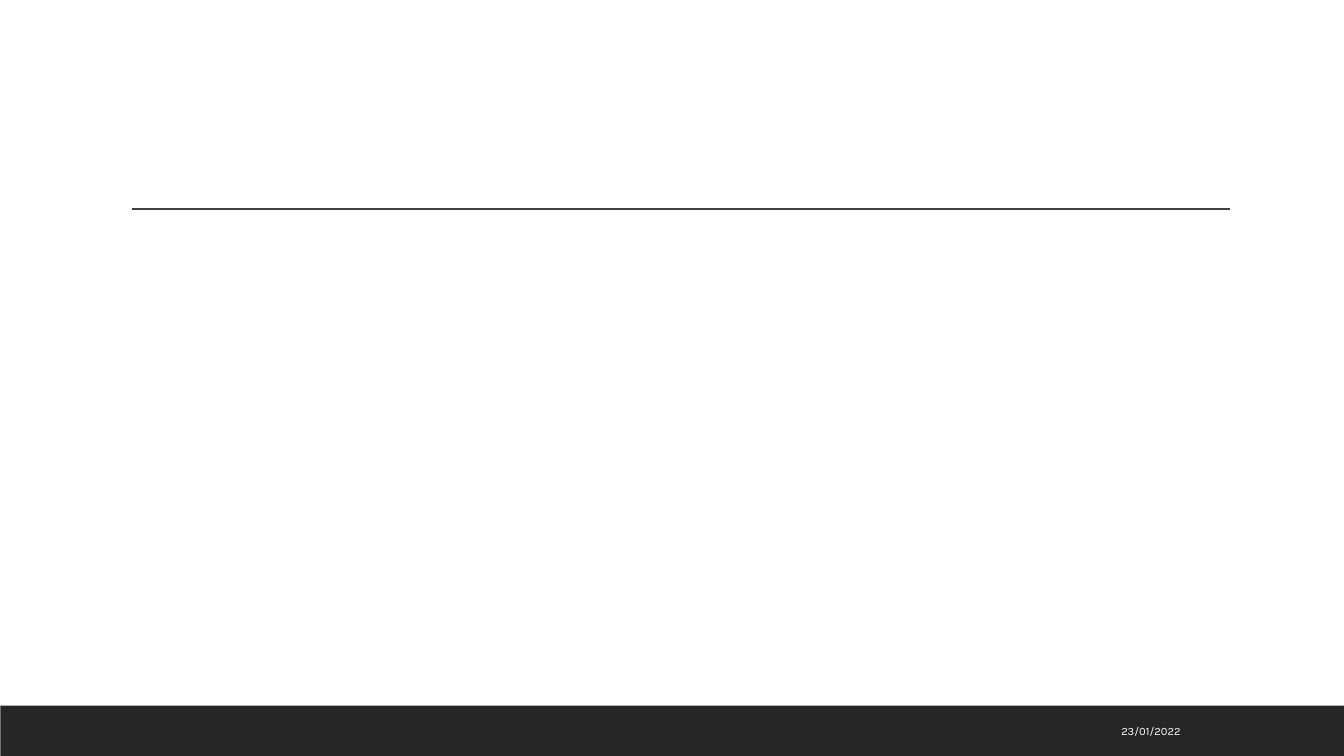
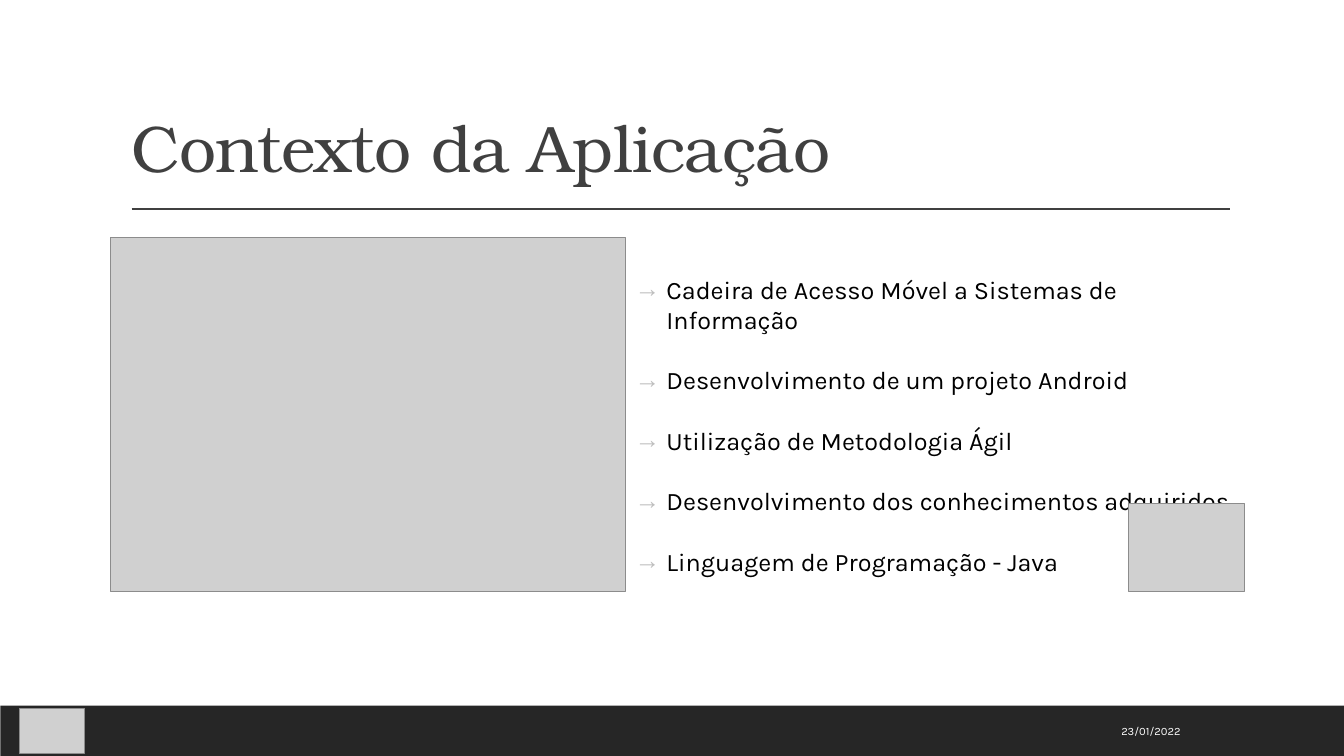
Before and after one commit to DiogoRCP/PSI_PROJETO_ADG, a slide deck: slide 3 of doc/AMSI - Apresentação de Projeto Final.pptx (slide 4 before the commit). Drawn at 1344x756 pixels with LibreOffice and Linux fonts; fonts in the diff are those of the drawing; grey boxes stand for pictures. Boxes give left, top, right and bottom in pixels: in the first picture for what was removed or moved away, otherwise in the second. Text is boxed around its words. In the diff, an @@ line names an element or a change of style, - is before the commit and + after.

Commit message:
APP - Desenvolvimento da Apresentação Final

```diff
--- a/doc/AMSI - Apresentação de Projeto Final.pptx
+++ b/doc/AMSI - Apresentação de Projeto Final.pptx
@@ title added at (131,125,830,187), 47 pt, text #404040 @@
+Contexto da Aplicação
@@ picture added at (111,238,625,592) @@
@@ text added at (666,280,1229,577), 18 pt, text #000000 @@
+→ Cadeira de Acesso Móvel a Sistemas de Informação
+→ Desenvolvimento de um projeto Android
+→ Utilização de Metodologia Ágil
+→ Desenvolvimento dos conhecimentos adquiridos
+→ Linguagem de Programação - Java
@@ picture added at (1128,504,1245,592) @@
@@ picture added at (19,709,85,753) @@
```
Also in this commit, not shown: 4 other slides changed, 9 slides added, 1 slide removed.
